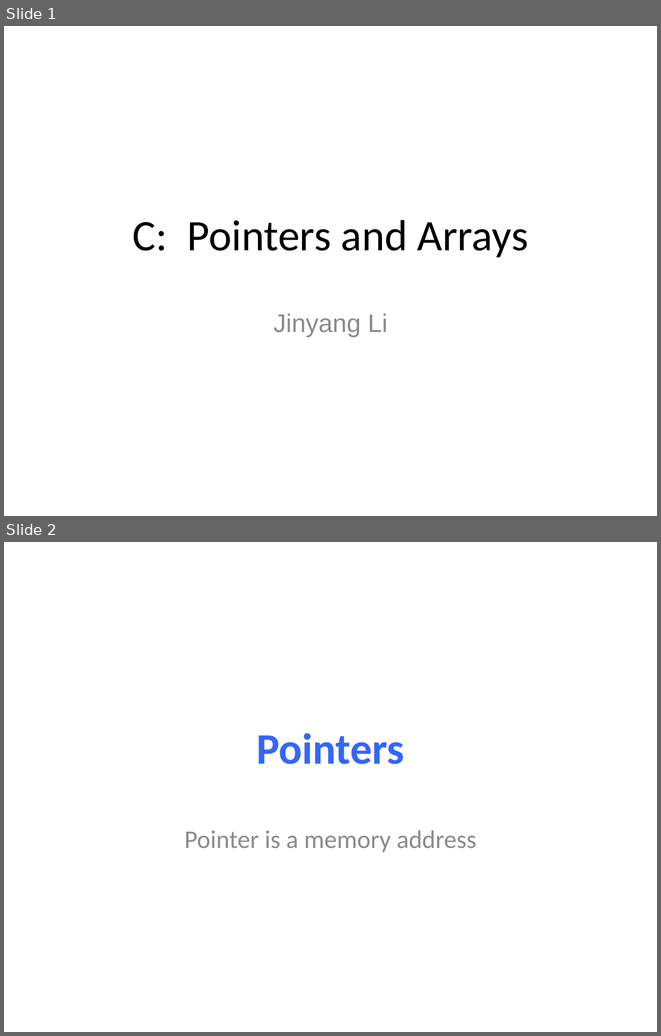
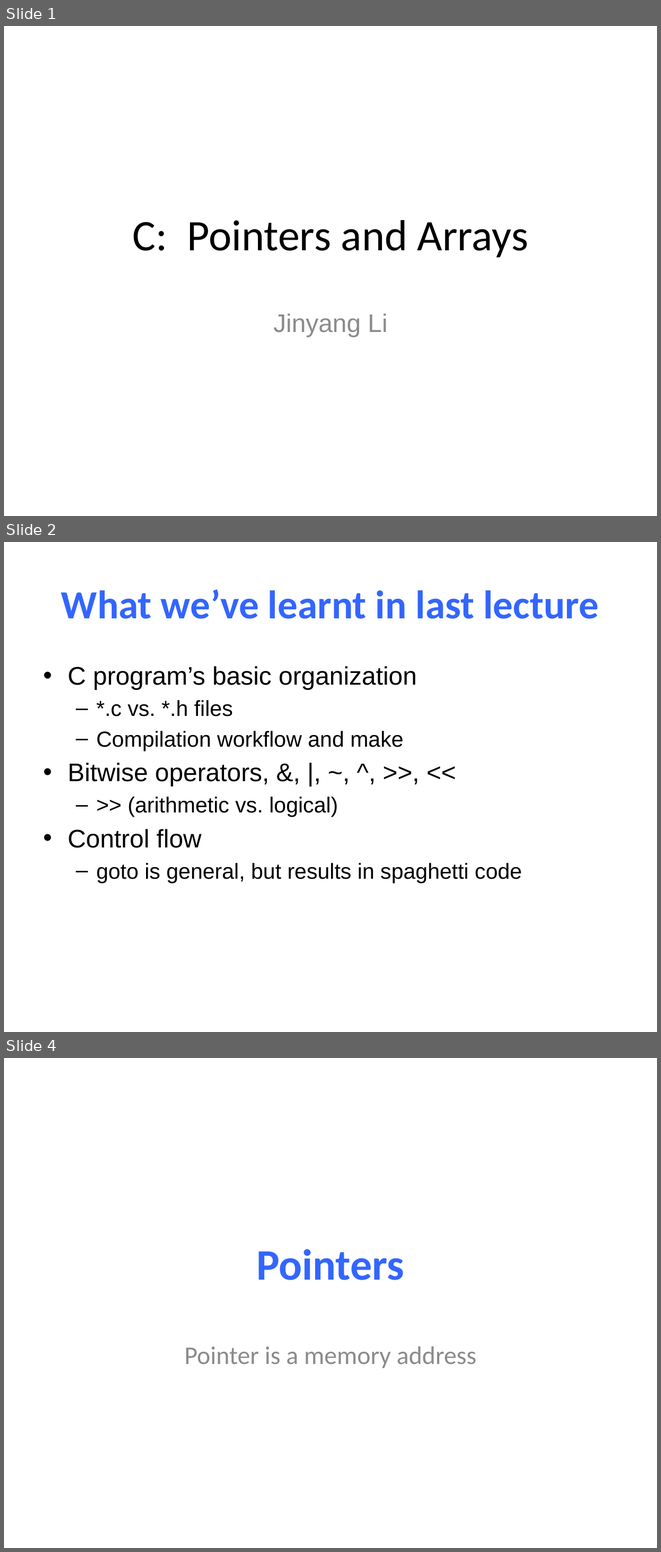
Before and after one commit to NYU-CSO/nyu-cso.github.io, a slide deck: notes/05-pointer_array.pptx. Shown one above the other, each under a label of ours: slides 1 and 2 before the commit, slides 1, 2 and 4 after it; the slides between them are not shown. The pictures are 661x1036 and 661x1552 pixels, drawn with LibreOffice and Linux fonts; fonts in the diff are those of the drawing. Boxes give left, top, right and bottom in pixels: in the first picture for what was removed or moved away, otherwise in the second. Text is boxed around its words. In the diff, an @@ line names an element or a change of style, - is before the commit and + after.

```diff
--- a/notes/05-pointer_array.pptx
+++ b/notes/05-pointer_array.pptx
@@ slide 2 added at <box>4,542,657,1032</box>, background #FFFFFF @@
@@ title added at <box>61,589,599,619</box>, 44 pt, text #3366FF, bold @@
+What we’ve learnt in last lecture
@@ text added at <box>68,666,522,883</box>, 24 pt, text #000000 @@
+• C program’s basic organization
+  – *.c vs. *.h files
+  – Compilation workflow and make
+• Bitwise operators, &, |, ~, ^, >>, <<
+  – >> (arithmetic vs. logical)
+• Control flow
+  – goto is general, but results in spaghetti code
@@ what was slide 2 is now slide 4 @@
```
Also in this commit, not shown: 10 slides changed, 1 other slide added, 1 other file.
